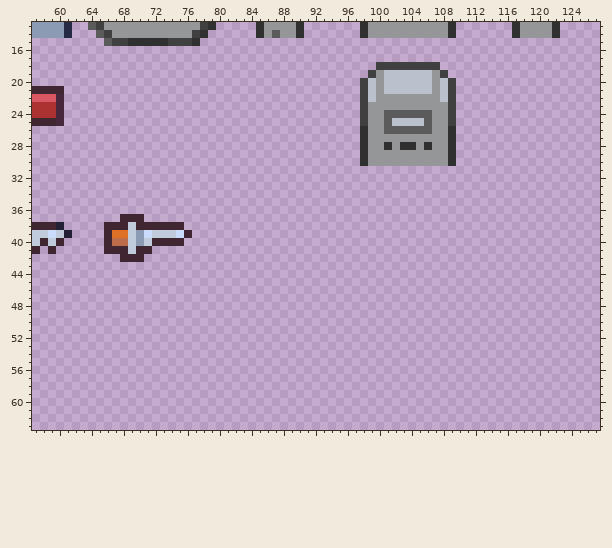
Pixel-art file, stored at attic/resources/misc.aseprite. The picture above is the old version.
128x64 pixels, 1 frame. Shown: x 57..127, y 13..63.
And afterwards:
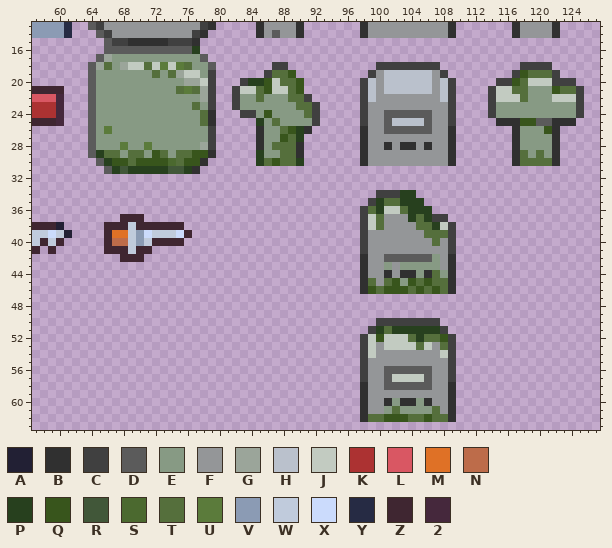
Palette (. is transparent): A #222034  B #303030  C #404040  D #5b5b5b  E #879a84  F #949698  G #9ba59a  H #bac1cc  J #c2cbc1  K #ac3232  L #d95763  M #df7126  N #bd6c4a  P #27401e  Q #38551c  R #415739  S #4b692f  T #556f3c  U #5b7b3b  V #8b9bb4  W #c0cbdc  X #cbdbfc  Y #262b44  Z #3f2631  2 #45283c
Diff:
layer "Layer 3" added
Layers "Layer 3", "Layer 1":
y 16: x 66..77 ............ -> DDDDDDDDDDDP
y 17: x 65..78 .............. -> DGEEEEEEEEEEED
y 18: x 64..79 ................ -> DGTEGJJTJUJUTEED; x 87..88 .. -> CC; x 118..121 .... -> CCCC
y 19: x 64..79 ................ -> DEEEEEEETETGJJEC; x 86..89 .... -> CTTQ; x 117..122 ...... -> CQTTTC
y 20: x 64..79 ................ -> DEEEEEEEEEEEGGJC; x 83..90 ........ -> CPPQJTTQ; x 115..124 .......... -> CCQTJJJCCC
y 21: x 64..79 ................ -> DEEEEEEEEEETUTGC; x 82..90 ......... -> CJJTQJJTQ; x 114..125 ............ -> CJJTTEEEQTTC
y 22: x 64..79 ................ -> DEEEEEEEEEEEEEGC; x 82..91 .......... -> CEETEEETTC; x 114..125 ............ -> CJJJTEEEJJJC
y 23: x 64..79 ................ -> DEEEEEEEEEEEETEC; x 82..92 ........... -> CEEEEEEETTC; x 114..125 ............ -> CEEEEEEEEEEC
y 24: x 64..79 ................ -> DEEEEEEEEEEEEETB; x 83..92 .......... -> CCEQEEEETC; x 114..125 ............ -> CEEEEEEEEEEC
y 25: x 64..79 ................ -> DEEEEEEEEEEEEETB; x 85..92 ........ -> PETEEEEC; x 115..124 .......... -> BBBQQDDBBB
y 26: x 64..79 ................ -> DEUEEEEEEEEEEEEC; x 85..91 ....... -> BEETQPB; x 117..122 ...... -> BEEEQB
y 27: x 64..79 ................ -> DEEEEEEEEEEEEEEC; x 85..90 ...... -> BEEQTP; x 117..122 ...... -> BEEEEB
y 28: x 64..79 ................ -> DEEEUEEUEEEEEEGC; x 85..90 ...... -> BETTTB; x 117..122 ...... -> BEEEEB
y 29: x 64..79 ................ -> DPTTETTEQTETTQQB; x 85..90 ...... -> PEETTB; x 117..122 ...... -> BTETEB
y 30: x 65..78 .............. -> DPQQTQQQQSTQQB; x 85..90 ...... -> PTQTTP; x 117..122 ...... -> BTTTTB
y 31: x 66..77 ............ -> DPRPPPPPRRPB
y 34: x 100..104 ..... -> CCCPP
y 35: x 99..105 ....... -> CPTTPPP
y 36: x 98..106 ......... -> CTPJJTPPP
y 37: x 98..108 ........... -> CJTFFFPTPCC
y 38: x 98..109 ............ -> CJTFFFFTTPJC
y 39: x 98..109 ............ -> CFFFFFFFTTTC
y 40: x 98..109 ............ -> CFFFFFFFFTFC
y 41: x 98..109 ............ -> CFFFFFFFFFFC
y 42: x 98..109 ............ -> BFFDDDDDDEFB
y 43: x 98..109 ............ -> BFFEFEEEEEFB
y 44: x 98..109 ............ -> BFFBFBBEBTEB
y 45: x 98..109 ............ -> BTFTQEQTQTTB
y 46: x 98..109 ............ -> BQTQQQTQTQTB
y 50: x 100..107 ........ -> CCCCCCCC
y 51: x 99..108 .......... -> CPTPPPPPPC
y 52: x 98..109 ............ -> CJQJJJTPTTQC
y 53: x 98..109 ............ -> CJFJJJJTJFTC
y 54: x 98..109 ............ -> CJFFFFFFFFJC
y 55: x 98..109 ............ -> CFFFFFFFFFFC
y 56: x 98..109 ............ -> CFFDDDDDDFFC
y 57: x 98..109 ............ -> CFFDJJJJDFFC
y 58: x 98..109 ............ -> BFFDDDDDDFFB
y 59: x 98..109 ............ -> BFFFFFFFFFFB
y 60: x 98..109 ............ -> BFFBEBBEBFFB
y 61: x 98..109 ............ -> BFFETEEEETFB
y 62: x 98..109 ............ -> BTTQQQTTQTTB
Where, in picture pixels (left, top, right, bottom), the same in both pictures:
added: (88, 46, 320, 174)
added: (488, 62, 584, 166)
added: (360, 190, 456, 422)
